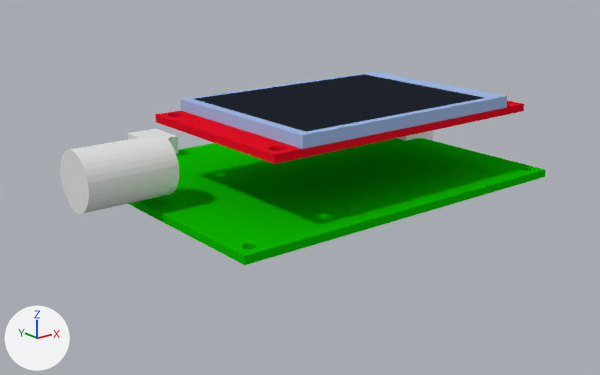
What one commit did to the Blender file circuit/enclosure/enclosure.blend.
Rendered twice from a camera (50 mm lens) standing at (-70.8, -167.8, 52.0) and looking at (35.6, -34.8, -1.2). Arrows for +X, +Y and +Z are at lower left; the lights stay in place.

In view in the first picture: 'DisplayOuter', 'DisplayPcb', 'DisplayVisible', 'Input', 'pcb'.
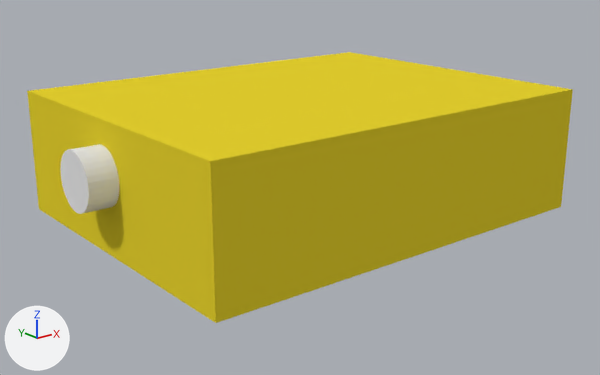
Location of each change, [x1, y1, x2, y2] in pixels of the pictures (600 x 375 px):
'Enclosure', added (yellow)
    after: [27, 52, 573, 323]
'pcb', unchanged, covered by the edit
    before: [128, 138, 546, 265]
'DisplayVisible', unchanged, covered by the edit
    before: [195, 74, 484, 132]
'DisplayOuter', unchanged, covered by the edit
    before: [181, 72, 507, 149]
'DisplayPcb', unchanged, covered by the edit
    before: [155, 101, 524, 164]

The edits, one by one:
Material 'EnclosureMat' (mat_enclosuremat) is new.
Its base color is (0.8, 0.644, 0.0276) (yellow #e7d22e).
Mesh me_cube_008 is new.
It has 24 vertices, 18 faces and spans x -1000.0..1000.0, y -1000.0..1000.0, z -1000.0..1000.0.
It uses material mat_enclosuremat (yellow #e7d22e).
Object 'Enclosure' (ob_enclosure) is new; it shows me_cube_008.
Its location is (37.0, -33.4, 6.5).
Its scale is (0.045, 0.035, 0.013).
